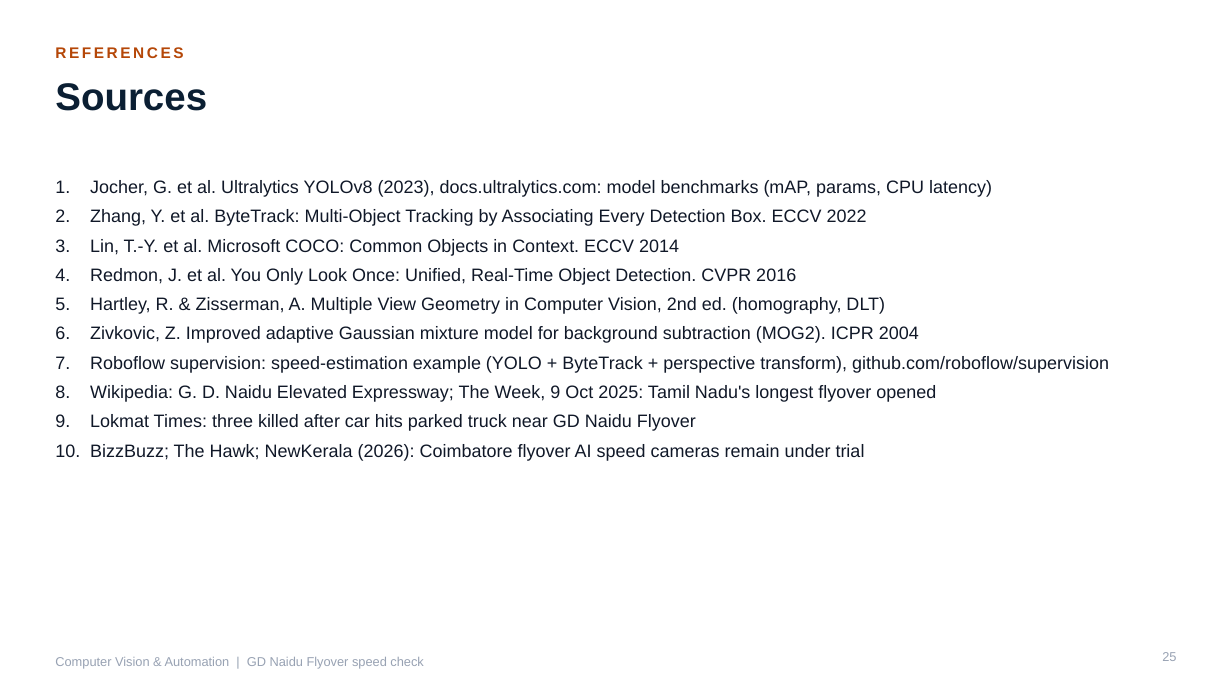
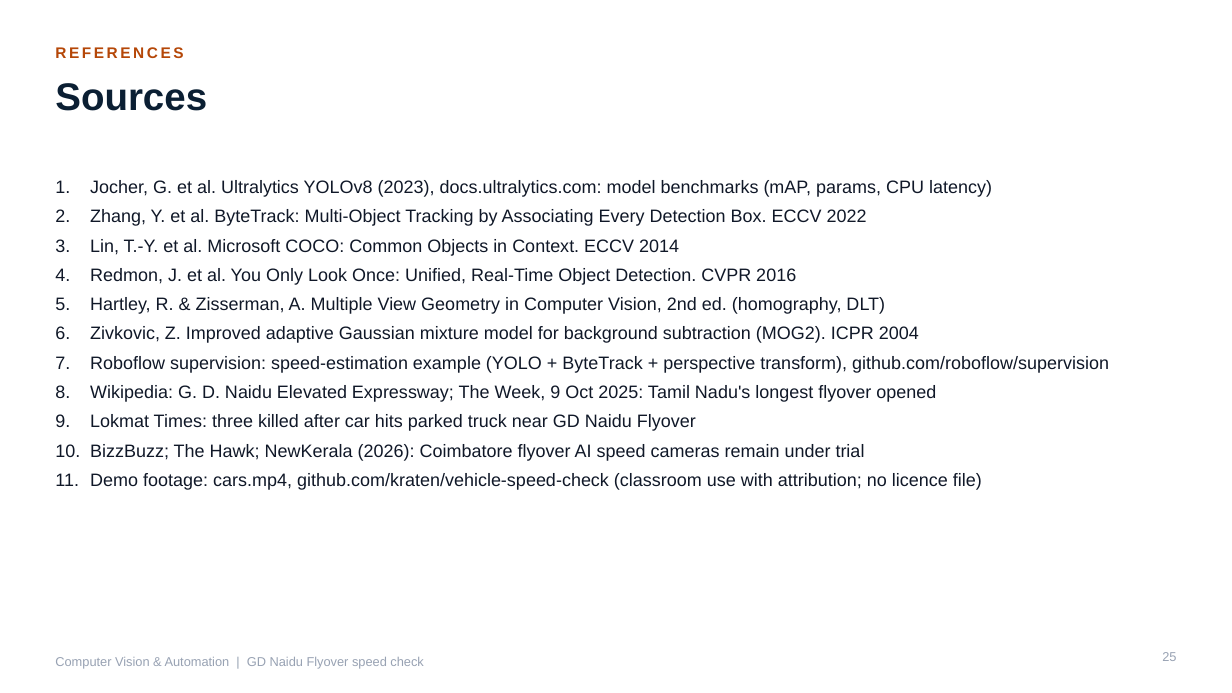
Before and after one commit to Prem-Dharshan/20XW97, a slide deck: slide 25 of cv-automation-ppt/CV_and_Automation.pptx. Drawn at 1232x693 pixels with LibreOffice and Linux fonts; fonts in the diff are those of the drawing. Boxes give left, top, right and bottom in pixels: in the first picture for what was removed or moved away, otherwise in the second. Text is boxed around its words. In the diff, an @@ line names an element or a change of style, - is before the commit and + after.

```diff
--- a/cv-automation-ppt/CV_and_Automation.pptx
+++ b/cv-automation-ppt/CV_and_Automation.pptx
@@ text at bbox=[90, 473, 982, 490]: paragraph added @@
+11. Demo footage: cars.mp4, github.com/kraten/vehicle-speed-check (classroom use with attribution; no licence file)
```
Also in this commit, not shown: 10 other slides changed, 37 other files.
